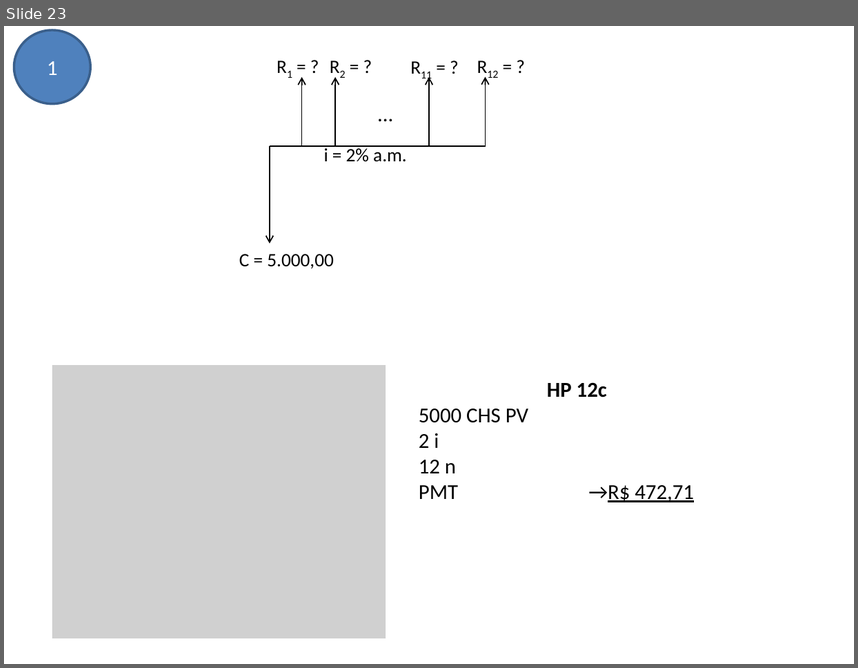
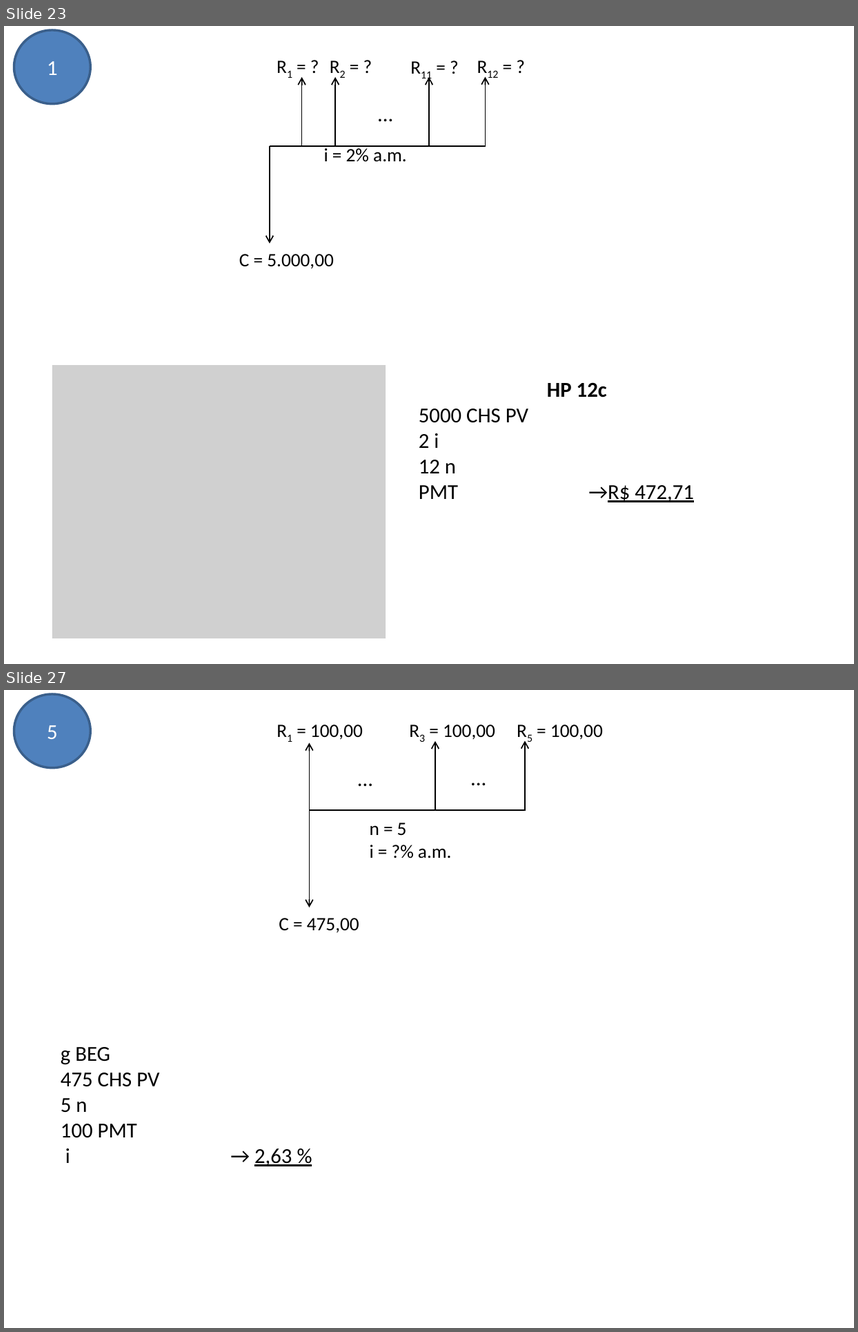
Before and after one commit to avelinoferreiragf/avelino, a slide deck: Gestao Estrategica TI/06 - Análise de Viabilidade de Projetos/Exercícios.pptx. Shown one above the other, each under a label of ours: slide 23 before the commit, slides 23 and 27 after it; the slides between them are not shown. The pictures are 858x668 and 858x1332 pixels, drawn with LibreOffice and Linux fonts; fonts in the diff are those of the drawing; grey boxes stand for pictures. Boxes give left, top, right and bottom in pixels: in the first picture for what was removed or moved away, otherwise in the second. Text is boxed around its words. In the diff, an @@ line names an element or a change of style, - is before the commit and + after.

```diff
--- a/Gestao Estrategica TI/06 - Análise de Viabilidade de Projetos/Exercícios.pptx
+++ b/Gestao Estrategica TI/06 - Análise de Viabilidade de Projetos/Exercícios.pptx
@@ slide 27 added at (4,690,854,1328), background #FFFFFF @@
@@ ellipse added at (14,694,91,768), fill #4F81BD, outline #3A5F8C 2 pt, 18 pt, text #FFFFFF @@
+5
@@ text added at (349,761,382,796), 18 pt, text #000000 @@
+...
@@ group added at (279,724,603,933): 6 texts, 4 arrows, 1 line @@
+C = 475,00
+n = 5
+i = ?% a.m.
+R5 = 100,00
+R1 = 100,00
+R3 = 100,00
+...
@@ text added at (61,1047,292,1166), 18 pt, text #000000 @@
+g BEG
+475 CHS PV
+5 n
+100 PMT
+i → 2,63 %
```
Also in this commit, not shown: 13 other slides added.
